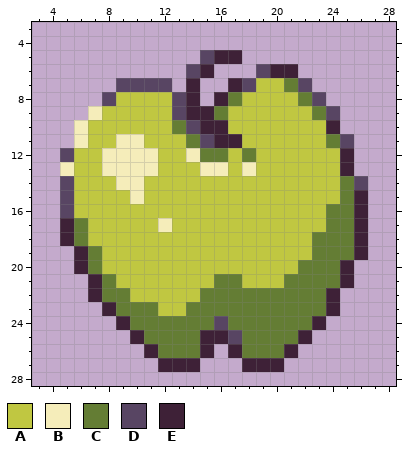
Two versions of one pixel-art file, Source/tile_apple.aseprite. Above is the file before it was changed.
32x32 pixels, 1 frame. Shown: x 3..28, y 3..28.
Palette (. is transparent): A #c0c741  B #f5edba  C #647d34  D #584563  E #3e2137
Pixels before, first column x 5:
 5 ..........DEE.........
 6 .........DE...DEE.....
 7 ....DDDD.E..EDAACD....
 8 ...DAAAADE.ECAAAACD...
 9 ..BAAAAADEECAAAAAACD..
10 .BAAAAAACDEEAAAAAAAE..
11 .BAABBAAACDEEAAAAAACD.
12 DAABBBBAABCCACAAAAAAE.
13 BAABBBBAAABBABAAAAAAE.
14 DAAABBAAAAAAAAAAAAAACD
15 DAAAABAAAAAAAAAAAAAACE
16 DAAAAAAAAAAAAAAAAAACCE
17 ECAAAAABAAAAAAAAAAACCE
18 ECAAAAAAAAAAAAAAAACCCE
19 .ECAAAAAAAAAAAAAAACCCE
20 .ECAAAAAAAAAAAAAACCCE.
21 ..ECAAAAAAACCAAACCCCE.
22 ..ECCAAAAACCCCCCCCCE..
23 ...ECCCAACCCCCCCCCCE..
24 ....ECCCCCCDCCCCCCE...
25 .....ECCCCEEDCCCCE....
26 ......ECCCE.ECCCE.....
27 .......EEE...EEE......
After the commit:
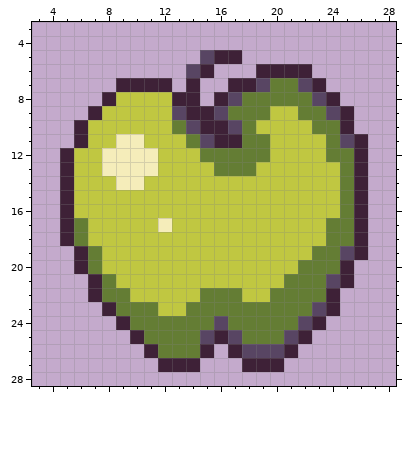
The exact change:
Layer "apple":
Colour B gives way to colour A in row 12 at x 14; in row 13 at x 15; in row 15 at x 10.
Colour C gives way to colour A in row 16 at x 24; in row 18 at x 23; in row 21 at x 16 to 17; in row 22 at x 18 to 19.
Colour A gives way to colour C in row 7 at x 20; in row 8 at x 18 to 21; in row 9 at x 17 to 19 and 22; in row 10 at x 18 and 23; in row 11 at x 18 to 19; in row 12 at x 17, 19 and 24.
Colour A gives way to colour C in row 13 at x 17.
Colour B gives way to colour C in row 13 at x 16 and 18.
Colour E gives way to colour C in row 10 at x 24; in rows 12 to 13 at x 25.
Colour A gives way to colour D in row 7 at x 19; in row 10 at x 17.
Colour C gives way to colour D in row 8 at x 17; in row 9 at x 16; in row 19 at x 25; in row 21 at x 24; in row 23 at x 23; in row 24 at x 22.
Colour C gives way to colour D in row 25 at x 21; in row 26 at x 18 to 20.
Colour E gives way to colour D in row 25 at x 15.
The edit adds colour E in row 6 at x 22; in row 7 at x 23; in row 8 at x 24; in rows 9 to 10 at x 25; in rows 11 to 13 at x 26.
Colour B gives way to colour E in row 9 at x 7; in rows 10 to 11 at x 6; in row 13 at x 5.
Colour D gives way to colour E in row 6 at x 19; in row 7 at x 9 to 12 and 18; in row 8 at x 8 and 13; in row 12 at x 5; in row 14 at x 5 and 26; in rows 15 to 16 at x 5.
Pixel boxes of the changes (left, top, right, bottom) in both pictures:
changed: (60, 64, 368, 358)
